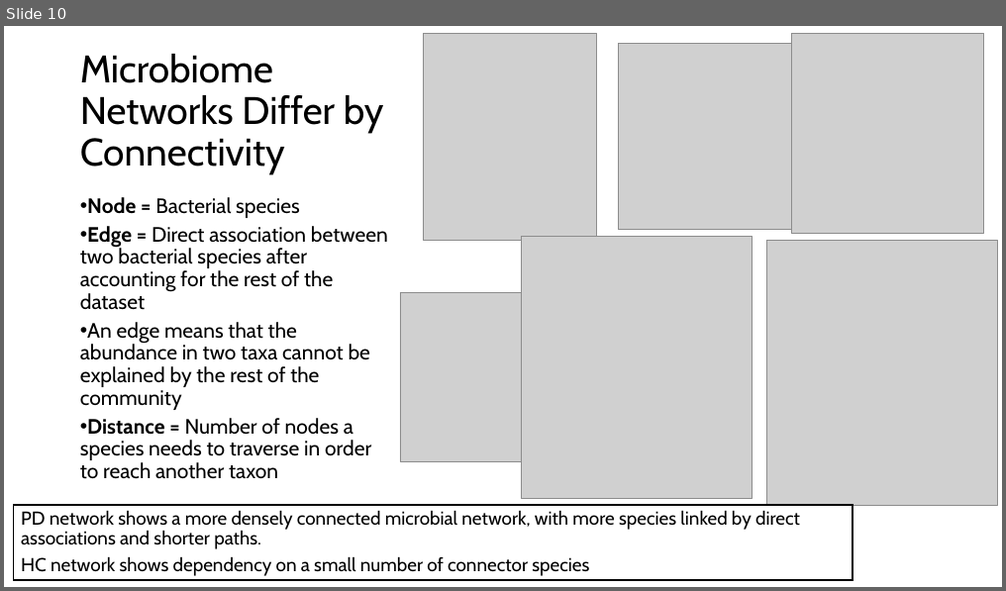
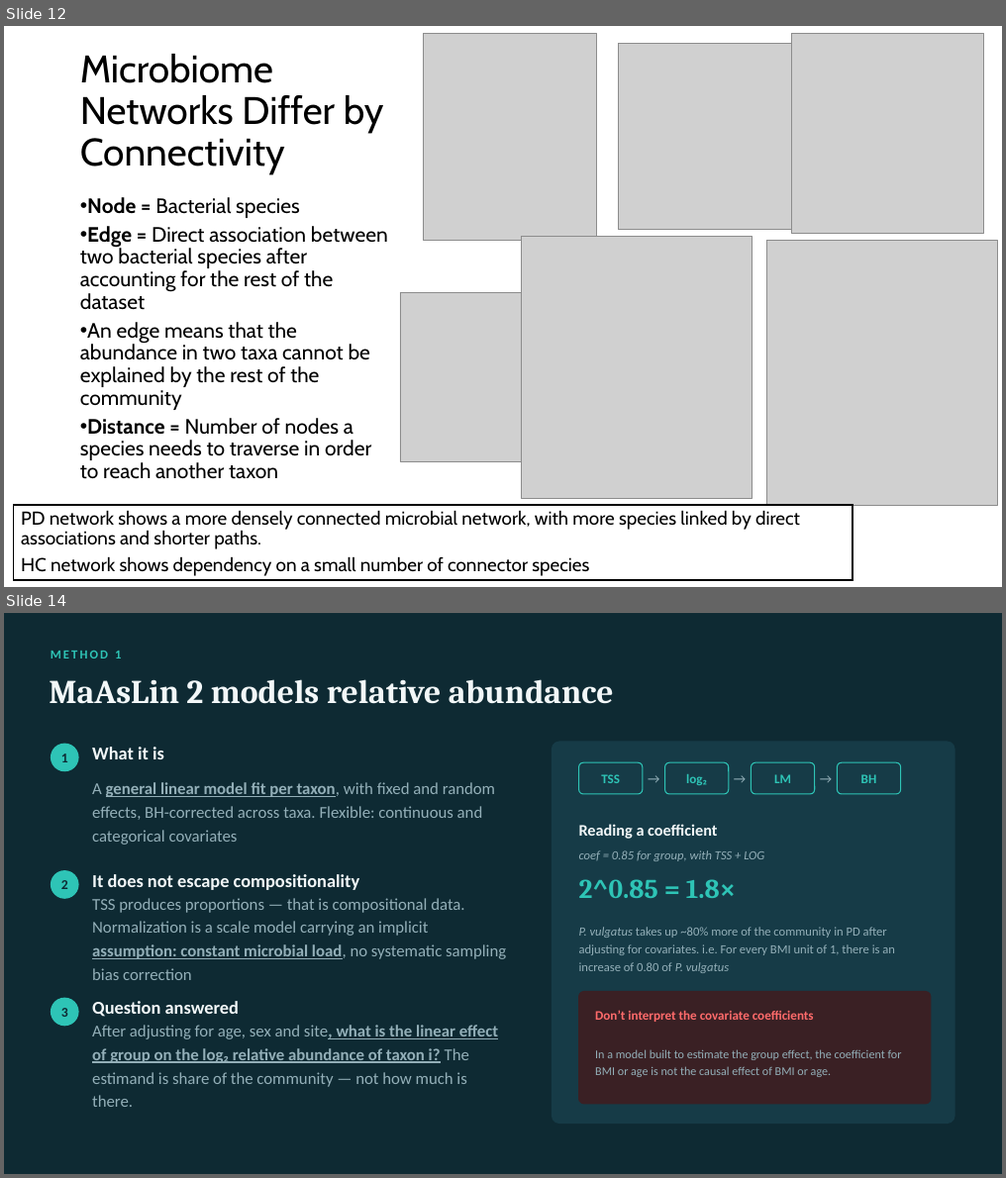
Before and after one commit to dcm9123/MIGUT, a slide deck: PD_update_june_2_2026.pptx. Shown one above the other, each under a label of ours: slide 10 before the commit, slides 12 and 14 after it; the slides between them are not shown. The pictures are 1006x591 and 1006x1178 pixels, drawn with LibreOffice and Linux fonts; fonts in the diff are those of the drawing; grey boxes stand for pictures. Boxes give left, top, right and bottom in pixels: in the first picture for what was removed or moved away, otherwise in the second. Text is boxed around its words. In the diff, an @@ line names an element or a change of style, - is before the commit and + after.

```diff
--- a/PD_update_june_2_2026.pptx
+++ b/PD_update_june_2_2026.pptx
@@ slide 14 added at (4,613,1002,1174), background #0E2A33 @@
@@ text added at (51,651,121,659), 12 pt, text #2EC4B6, bold @@
+METHOD 1
@@ text added at (49,679,614,704), 32 pt, text #F2F7F8, bold @@
+MaAsLin 2 models relative abundance
@@ ellipse added at (51,744,79,771), fill #2EC4B6 @@
@@ text added at (61,754,68,762), 13 pt, text #0E2A33, bold @@
+1
@@ text added at (92,747,164,760), 17.5 pt, text #F2F7F8, bold @@
+What it is
@@ rounded rectangle added at (552,742,954,1124), fill #163B47, outline #163B47 1 pt @@
@@ text added at (92,782,495,845), 16 pt, text #93AFB8 @@
+A general linear model fit per taxon, with fixed and random effects, BH-corrected across taxa. Flexible: continuous and categorical covariates
@@ rounded rectangle added at (579,762,643,794), fill #163B47, outline #2EC4B6 1 pt @@
@@ text added at (601,774,620,783), 12.5 pt, text #2EC4B6, bold @@
+TSS
@@ text added at (643,762,665,794), 13 pt, text #93AFB8 @@
+→
@@ rounded rectangle added at (665,762,729,794), fill #163B47, outline #2EC4B6 1 pt @@
@@ text added at (686,774,707,785), 12.5 pt, text #2EC4B6, bold @@
+log₂
@@ text added at (729,762,751,794), 13 pt, text #93AFB8 @@
+→
@@ rounded rectangle added at (751,762,815,794), fill #163B47, outline #2EC4B6 1 pt @@
@@ text added at (774,774,791,783), 12.5 pt, text #2EC4B6, bold @@
+LM
@@ text added at (815,762,838,794), 13 pt, text #93AFB8 @@
+→
@@ rounded rectangle added at (838,762,901,794), fill #163B47, outline #2EC4B6 1 pt @@
@@ text added at (861,774,877,783), 12.5 pt, text #2EC4B6, bold @@
+BH
@@ text added at (579,824,717,839), 15.5 pt, text #F2F7F8, bold @@
+Reading a coefficient
@@ ellipse added at (51,870,79,899), fill #2EC4B6 @@
@@ text added at (92,874,360,890), 17.5 pt, text #F2F7F8, bold @@
+It does not escape compositionality
@@ text added at (579,851,764,861), 12 pt, text #93AFB8, italic @@
+coef = 0.85 for group, with TSS + LOG
@@ text added at (579,879,736,898), 26 pt, text #2EC4B6, bold @@
+2^0.85 = 1.8×
@@ text added at (61,880,68,889), 13 pt, text #0E2A33, bold @@
+2
@@ text added at (92,898,506,980), 16 pt, text #93AFB8 @@
+TSS produces proportions — that is compositional data. Normalization is a scale model carrying an implicit assumption: constant microbial load, no systematic sampling bias correction
@@ text added at (579,927,895,973), 12 pt, text #93AFB8 @@
+P. vulgatus takes up ~80% more of the community in PD after adjusting for covariates. i.e. For every BMI unit of 1, there is an increase of 0.80 of P. vulgatus
@@ ellipse added at (51,998,79,1026), fill #2EC4B6 @@
@@ rounded rectangle added at (579,992,931,1104), fill #3A2024, outline #3A2024 1 pt @@
@@ text added at (61,1008,68,1017), 13 pt, text #0E2A33, bold @@
+3
@@ text added at (92,1001,239,1017), 17.5 pt, text #F2F7F8, bold @@
+Question answered
@@ text added at (92,1025,498,1107), 16 pt, text #93AFB8 @@
+After adjusting for age, sex and site, what is the linear effect of group on the log₂ relative abundance of taxon i? The estimand is share of the community — not how much is there.
@@ text added at (595,1010,814,1022), 12.5 pt, text #FF6B6B, bold @@
+Don’t interpret the covariate coefficients
@@ text added at (595,1050,902,1077), 11.5 pt, text #93AFB8 @@
+In a model built to estimate the group effect, the coefficient for BMI or age is not the causal effect of BMI or age.
@@ what was slide 10 is now slide 12 @@
```
Also in this commit, not shown: 7 other slides added, 4 other files.
